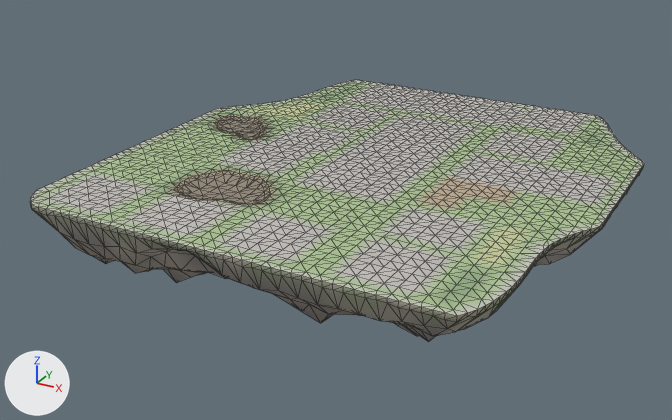
Before and after pictures for a commit that changed the glTF model godot_project/remake/sky/islands/SKY-072.rock.glb.
Both versions are drawn from a 50 mm camera at (130.0, -258.0, 109.0) aimed at (-12.0, 0.0, -20.0). Lighting does not change. The marker at lower left points along +X, +Y and +Z. The picture after the commit comes second. Mesh edges are drawn as thin lines.

Names of what the first picture shows: 'deck-col', 'rock'.
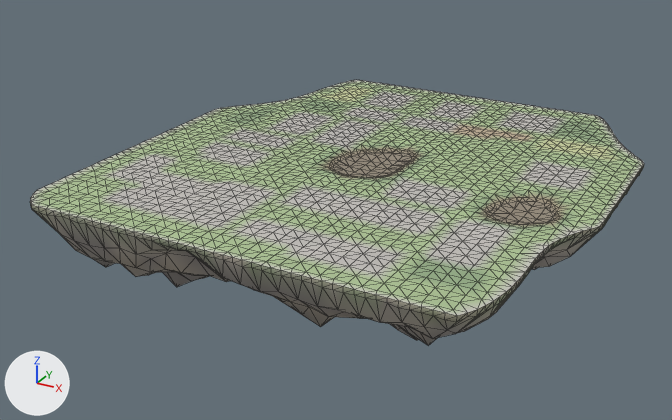
What differs and where, as boxes [x1, y1, x2, y2] in the pictures (672 x 420 px):
part 1 of me_deck_col, built on
    before: [163, 167, 284, 209]
    after: [171, 166, 282, 206]
part 2 of me_deck_col, cut back
    before: [317, 144, 429, 179]
    after: [318, 144, 429, 181]
part 3 of me_deck_col, built on
    before: [205, 113, 279, 141]
    after: [201, 113, 275, 139]
part 4 of me_deck_col, cut back
    before: [476, 192, 572, 231]
    after: [471, 190, 572, 229]
part 5 of me_deck_col, recoloured
    both: [38, 83, 619, 305]

Patch to the scene script:
```diff
--- a/godot_project/remake/sky/islands/SKY-072.rock.glb.py
+++ b/godot_project/remake/sky/islands/SKY-072.rock.glb.py
@@ me_deck_col @@
 # used by ob_deck_col; location = (0.0, 0.0, 0.0)
-me_deck_col.from_pydata(...)  # 1781 vertices, 3362 faces; spans x -78.0..80.0, y -80.0..87.0, z -2.0..0.0
+me_deck_col.from_pydata(...)  # 1777 vertices, 3354 faces; spans x -78.0..80.0, y -80.0..87.0, z -2.0..0.0
+# me_deck_col part 1: 11 vertices moved from x -38.0..-22.0, y -45.0..-28.0, z -2.0..0.0 to x -38.0..-18.0, y -45.0..-29.0, z 0.0; 99 vertices removed from x -44.0..-13.0, y -51.0..-27.0, z -2.0..0.0; 27 vertices added at x -42.0..-14.0, y -49.0..-29.0, z 0.0
+# me_deck_col part 2: 17 vertices moved from x -6.0..10.0, y -9.0..11.0, z 0.0 to x -6.0..12.0, y -12.0..11.0, z -2.0..0.0; 20 vertices removed from x -10.0..10.0, y -9.0..15.0, z 0.0; 92 vertices added at x -12.0..12.0, y -12.0..18.0, z -2.0..0.0
+# me_deck_col part 3: 4 vertices moved from x -62.0..-48.0, y 7.0..15.0, z -2.0..0.0 to x -62.0..-50.0, y 7.0..15.0, z 0.0; 76 vertices removed from x -70.0..-46.0, y 2.0..23.0, z -2.0..0.0; 19 vertices added at x -70.0..-46.0, y 3.0..19.0, z 0.0
+# me_deck_col part 4: 9 vertices moved from x 54.0..66.0, y -21.0..-9.0, z 0.0 to x 54.0..67.0, y -22.0..-9.0, z -2.0..0.0; 14 vertices removed from x 50.0..66.0, y -21.0..-1.0, z 0.0; 67 vertices added at x 47.0..68.0, y -23.0..-1.0, z -2.0..0.0
+# me_deck_col part 5: 1378 kept faces spanning x -78.0..78.0, y -78.0..87.0, z -2.0..0.0 get new vertex colours
 me_deck_col.materials.append(mat_sky_deck)
```
